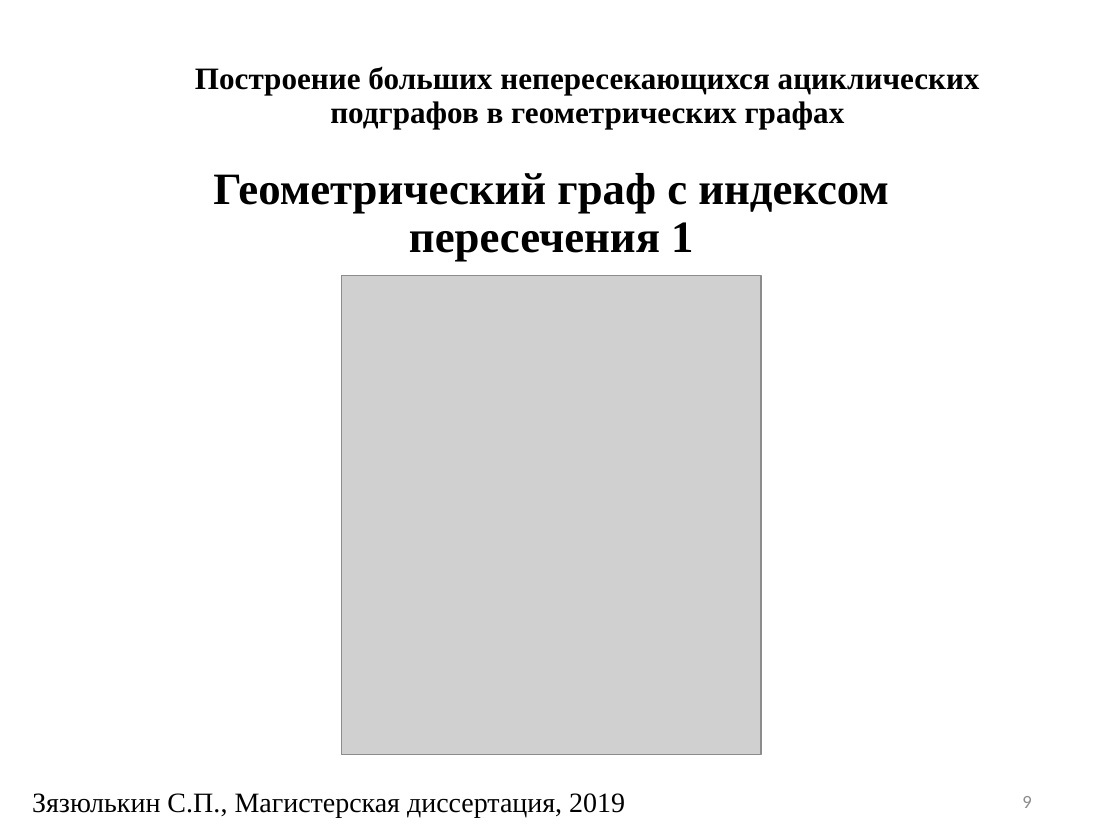
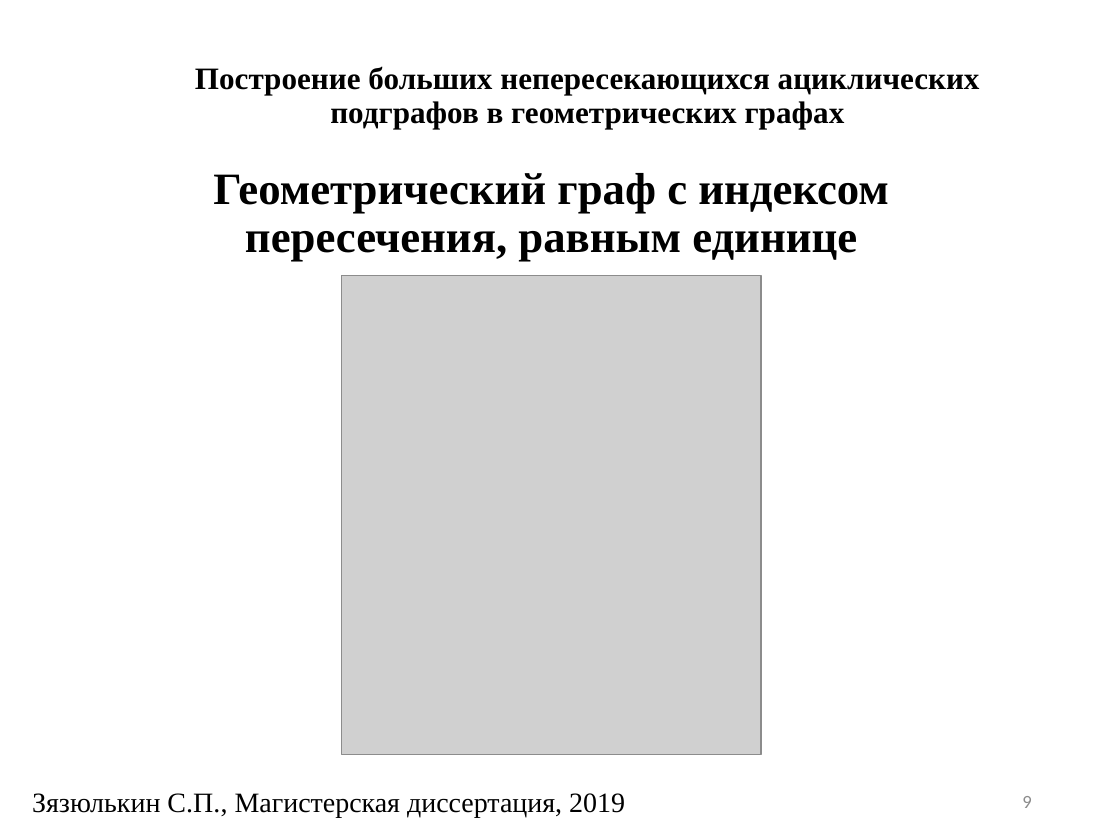
Before and after one commit to SergeyZyazyulkin/NonCrossingSubgraphs, a slide deck: slide 9 of docs/presentation.ppt. Drawn at 1120x840 pixels with LibreOffice and Linux fonts; fonts in the diff are those of the drawing; grey boxes stand for pictures; background and template pictures are left out. Boxes give left, top, right and bottom in pixels: in the first picture for what was removed or moved away, otherwise in the second. Text is boxed around its words. In the diff, an @@ line names an element or a change of style, - is before the commit and + after.

```diff
--- a/docs/presentation.ppt
+++ b/docs/presentation.ppt
@@ title at (213,173,889,262): text changed @@
-Геометрический граф с индексом пересечения 1
+Геометрический граф с индексом пересечения, равным единице
```
Also in this commit, not shown: 16 other slides changed, 5 slides added, 3 other files.
